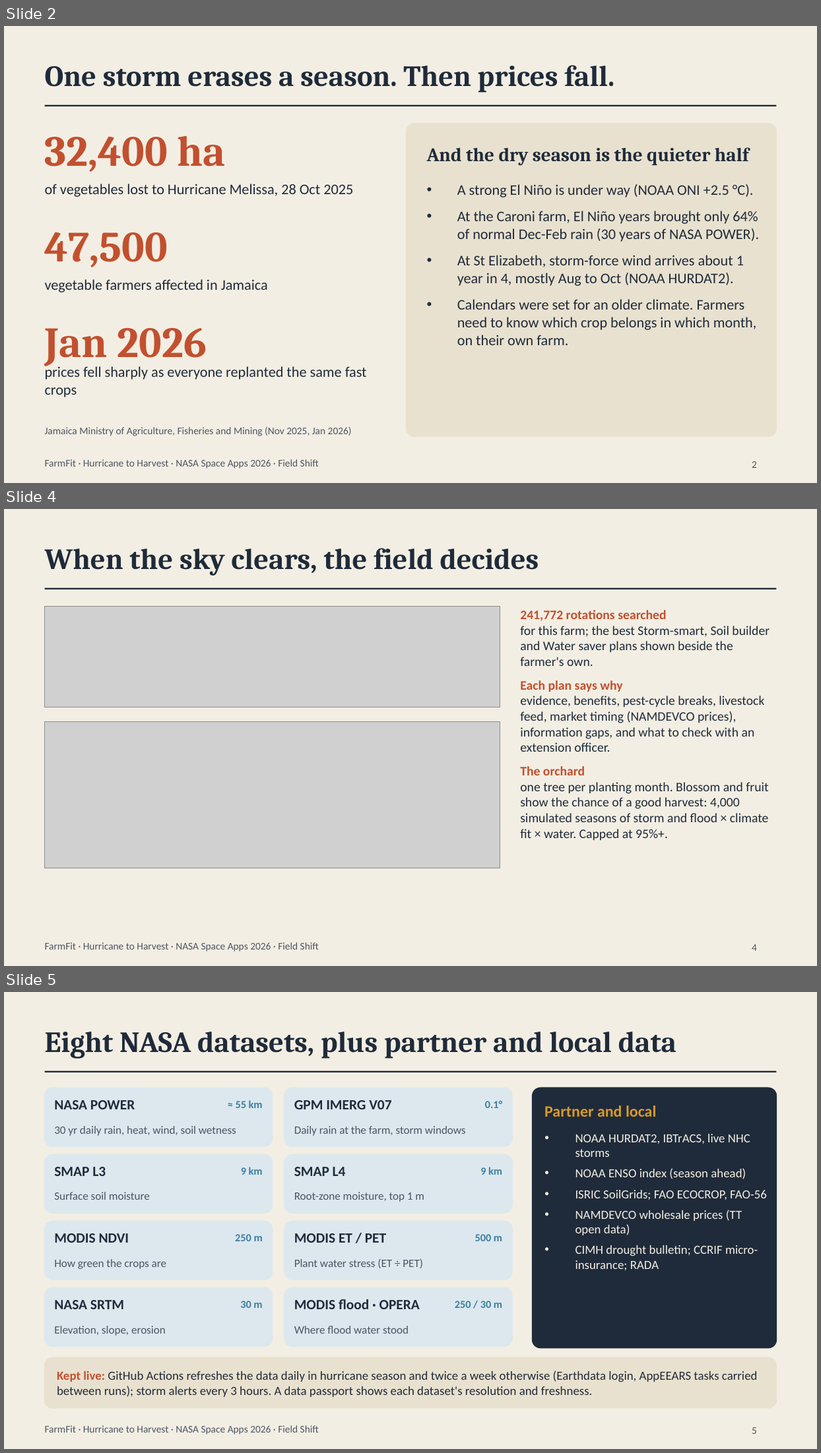
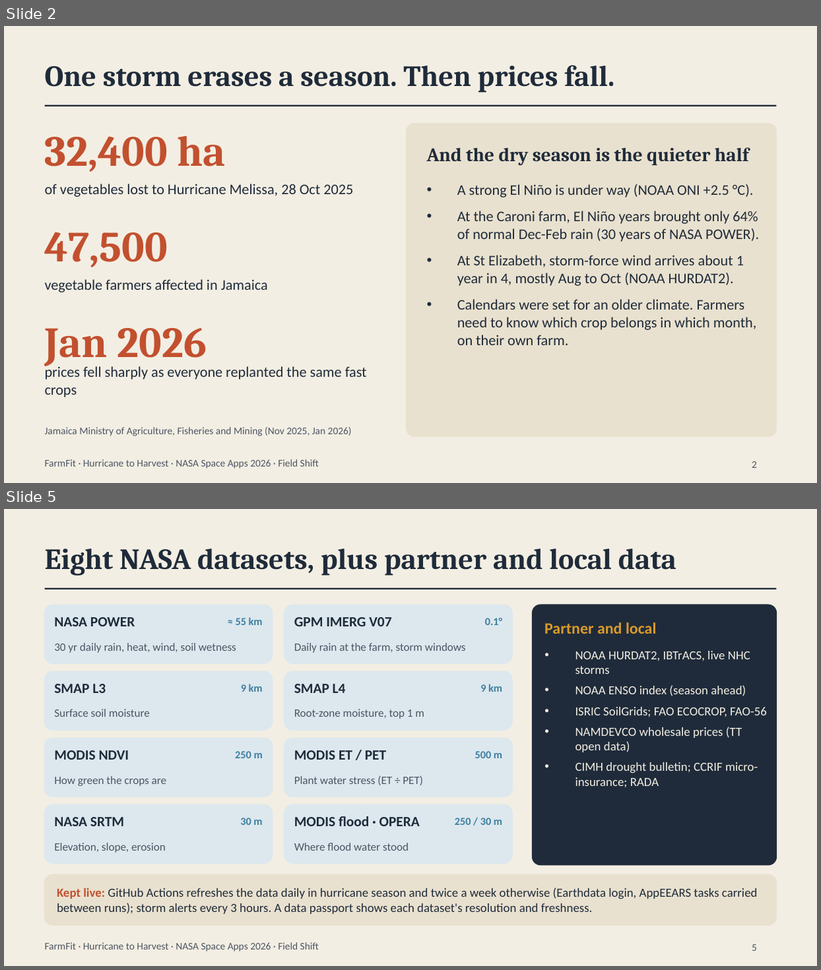
Before and after one commit to keydahknow/FarmFit, a slide deck: docs/FarmFit_Hurricane_to_Harvest.pptx. Shown one above the other, each under a label of ours: slides 2, 4 and 5 before the commit, slides 2 and 5 after it; the slides between them are not shown. The pictures are 821x1453 and 821x970 pixels, drawn with LibreOffice and Linux fonts; fonts in the diff are those of the drawing; grey boxes stand for pictures. Boxes give left, top, right and bottom in pixels: in the first picture for what was removed or moved away, otherwise in the second. Text is boxed around its words. In the diff, an @@ line names an element or a change of style, - is before the commit and + after.

```diff
--- a/docs/FarmFit_Hurricane_to_Harvest.pptx
+++ b/docs/FarmFit_Hurricane_to_Harvest.pptx
@@ slide 4 removed at bbox=[4, 509, 817, 966], background #F3EEE3; not listed: 2 template elements that a slide beside it also shows @@
@@ title removed at bbox=[45, 548, 539, 576] @@
-When the sky clears, the field decides
@@ picture removed at bbox=[45, 607, 500, 708] @@
@@ text removed at bbox=[520, 610, 770, 840] @@
-241,772 rotations searched
-for this farm; the best Storm-smart, Soil builder and Water saver plans shown beside the farmer's own.
-Each plan says why
-evidence, benefits, pest-cycle breaks, livestock feed, market timing (NAMDEVCO prices), information gaps, and what to check with an extension officer.
-The orchard
-one tree per planting month. Blossom and fruit show the chance of a good harvest: 4,000 simulated seasons of storm and flood × climate fit × water. Capped at 95%+.
@@ picture removed at bbox=[45, 722, 500, 869] @@
@@ page number removed at bbox=[752, 945, 757, 951] @@
-4
```
Also in this commit, not shown: 2 slides changed, 2 slides added, 1 other slide removed, 7 other files.
